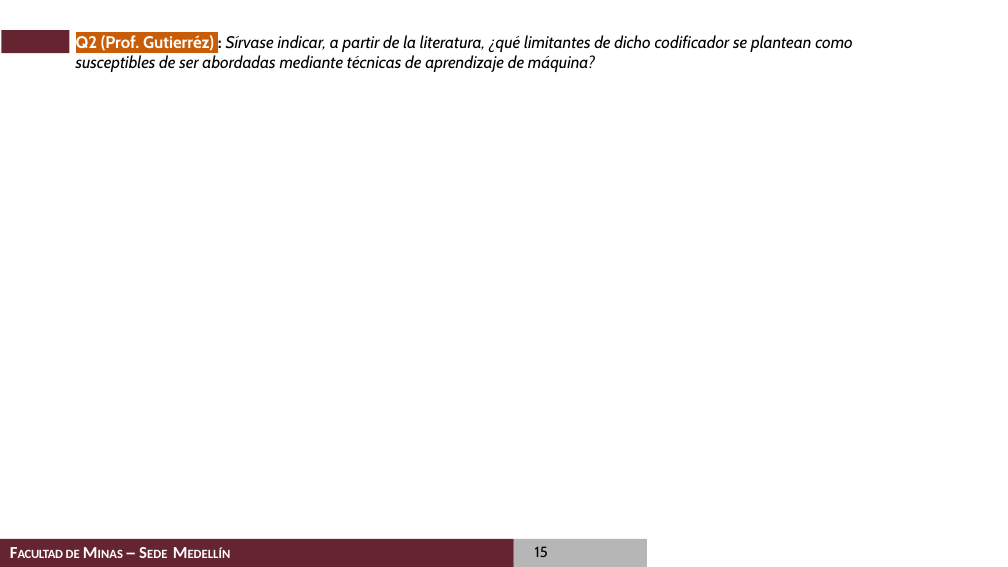
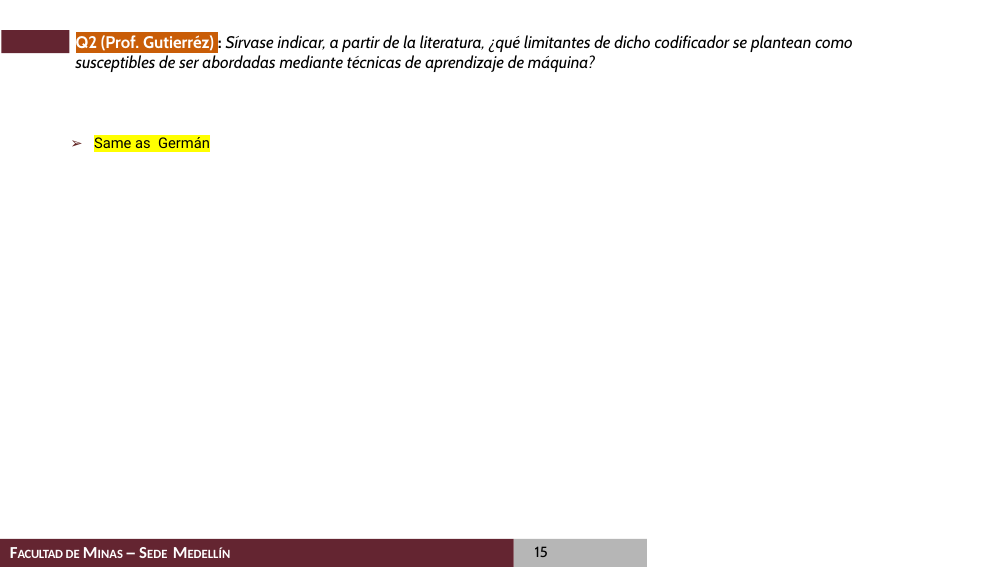
Before and after one commit to casalazarh/Examen-de-Calificacion-2020, a slide deck: slide 15 of presentation/Examen de Calificacion de Doctorado_Carlos_Alberto_Salazar.pptx. Drawn at 1008x567 pixels with LibreOffice and Linux fonts; fonts in the diff are those of the drawing; background and template pictures are left out. Boxes give left, top, right and bottom in pixels: in the first picture for what was removed or moved away, otherwise in the second. Text is boxed around its words. In the diff, an @@ line names an element or a change of style, - is before the commit and + after.

Commit message:
Respuestas para el profesor Germán

```diff
--- a/presentation/Examen de Calificacion de Doctorado_Carlos_Alberto_Salazar.pptx
+++ b/presentation/Examen de Calificacion de Doctorado_Carlos_Alberto_Salazar.pptx
@@ text added at (x1=94, y1=134, x2=210, y2=148), 14 pt, text #000000 @@
+  ➢ Same as Germán
```
Also in this commit, not shown: 7 other slides changed, 2 other files.
